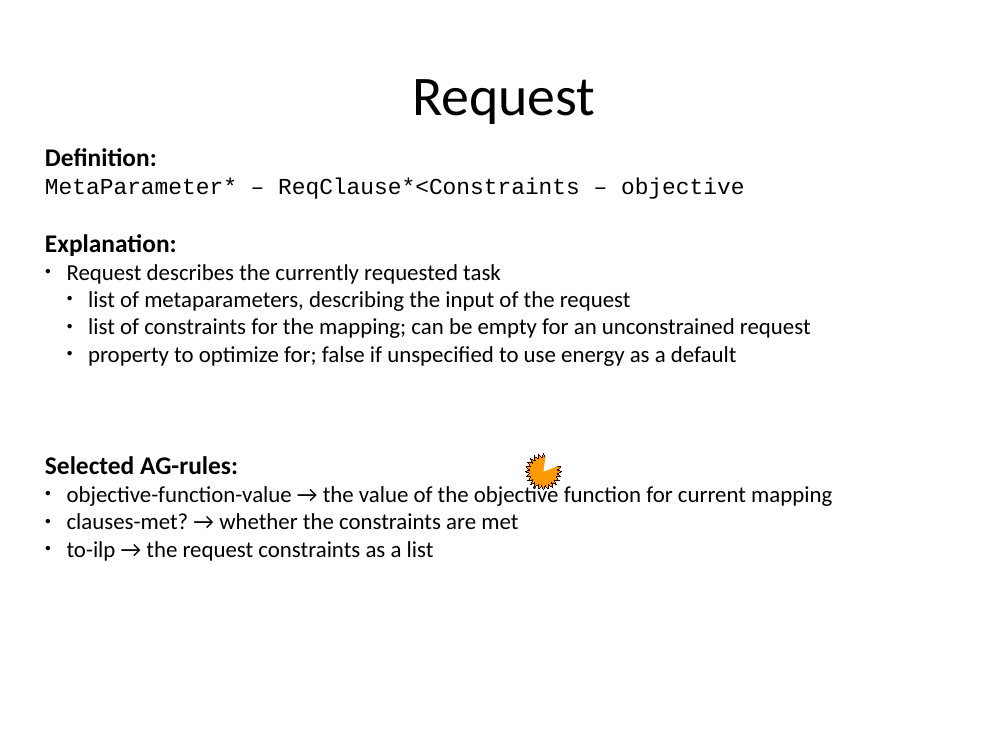
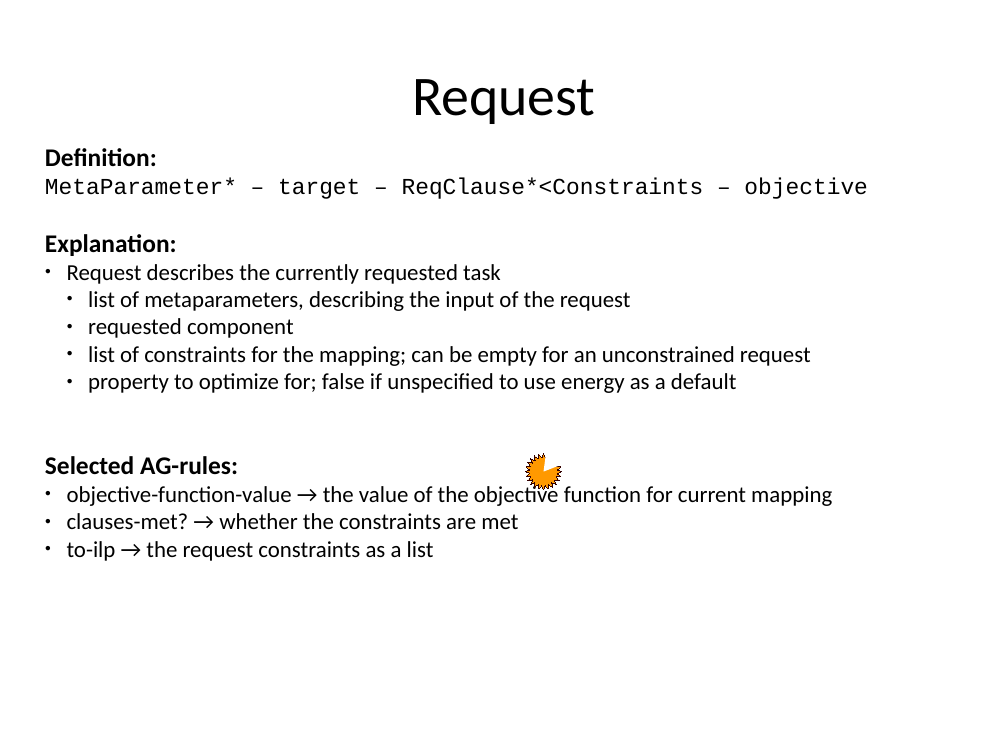
Before and after one commit to rene-schoene/racr-mquat, a slide deck: slide 31 of doc/the-model.odp (slide 32 before the commit). Drawn at 1008x756 pixels with LibreOffice and Linux fonts; fonts in the diff are those of the drawing. Boxes give left, top, right and bottom in pixels: in the first picture for what was removed or moved away, otherwise in the second. Text is boxed around its words. In the diff, an @@ line names an element or a change of style, - is before the commit and + after.

```diff
--- a/doc/the-model.odp
+++ b/doc/the-model.odp
@@ text at [45,178,867,199]: text changed @@
-MetaParameter* – ReqClause*<Constraints – objective
+MetaParameter* – target – ReqClause*<Constraints – objective
@@ text at [88,318,294,338]: paragraph added @@
+  ● requested component
```
Also in this commit, not shown: 2 other slides changed, 1 slide added, 1 slide removed.
